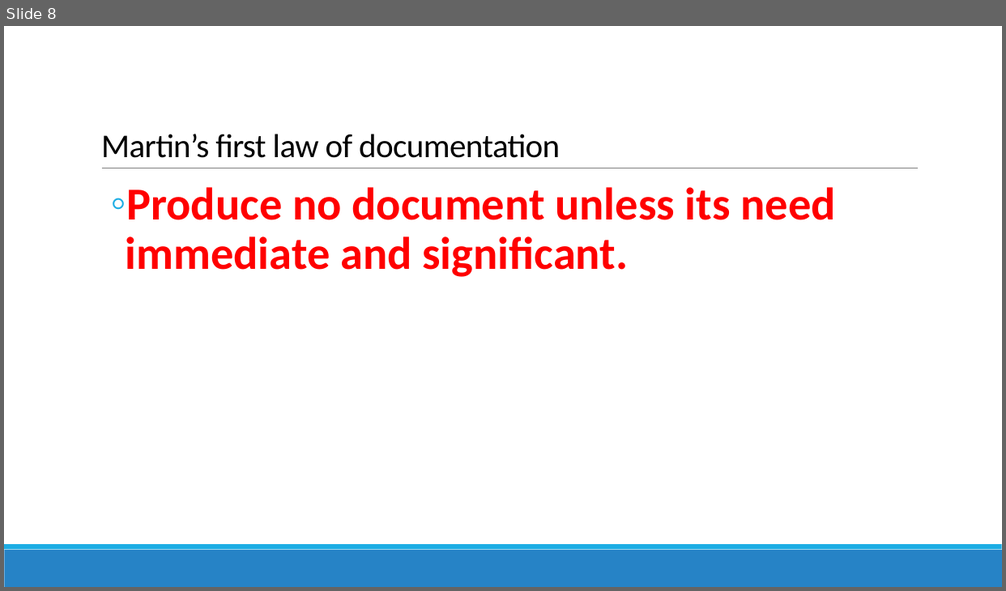
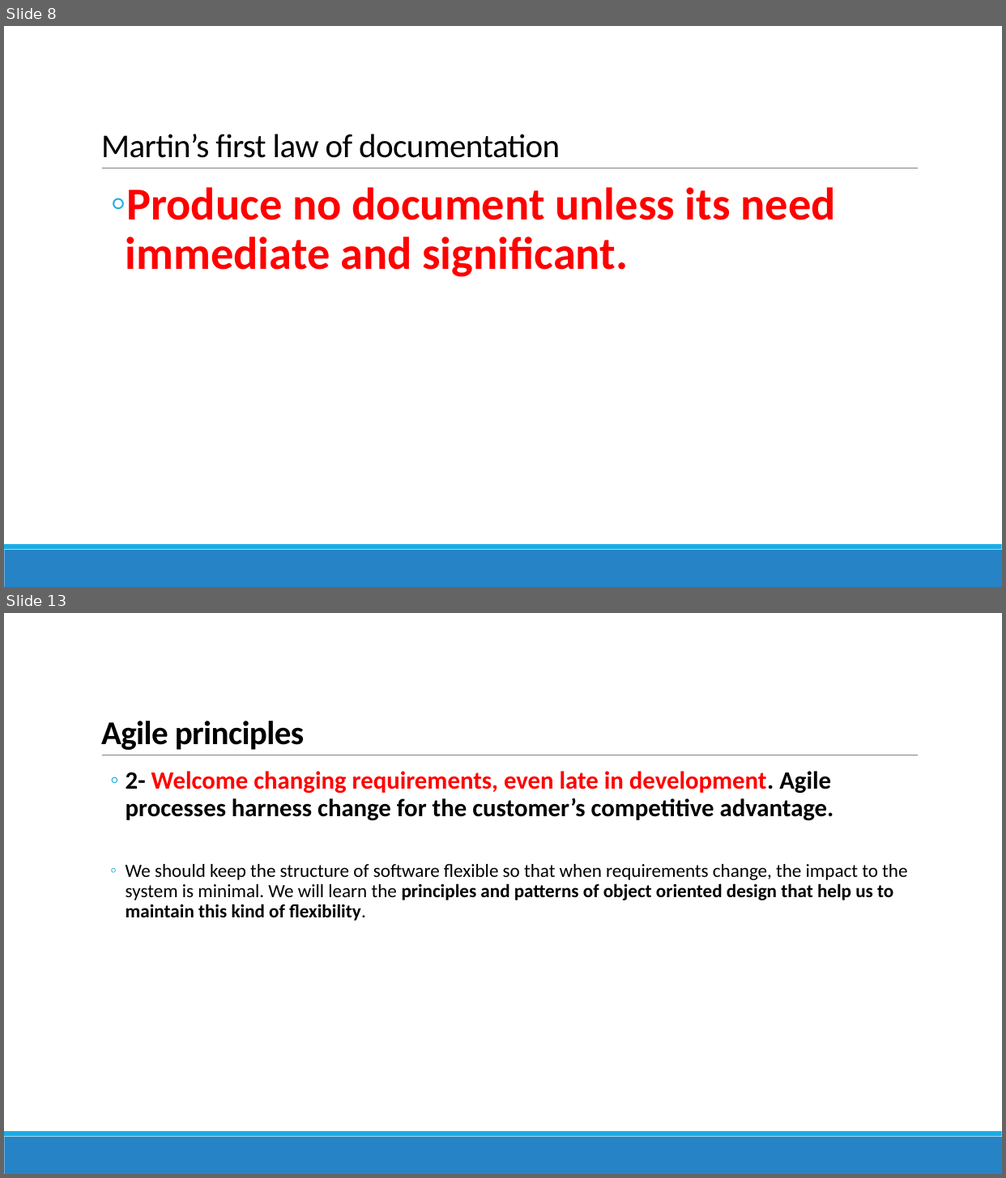
Before and after one commit to reza-arjmandi/Agile-Software-Development-Course, a slide deck: Agile Development.pptx. Shown one above the other, each under a label of ours: slide 8 before the commit, slides 8 and 13 after it; the slides between them are not shown. The pictures are 1006x591 and 1006x1178 pixels, drawn with LibreOffice and Linux fonts; fonts in the diff are those of the drawing. Boxes give left, top, right and bottom in pixels: in the first picture for what was removed or moved away, otherwise in the second. Text is boxed around its words. In the diff, an @@ line names an element or a change of style, - is before the commit and + after.

Commit message:
update Agile Development ppt file

```diff
--- a/Agile Development.pptx
+++ b/Agile Development.pptx
@@ slide 13 added at bbox=[4, 613, 1002, 1174], background #FFFFFF; not listed: 3 template elements that a slide beside it also shows @@
@@ title added at bbox=[101, 721, 304, 750], 32 pt, text #000000, bold @@
+Agile principles
@@ text added at bbox=[126, 771, 907, 921], 18 pt, text #000000, bold @@
+  ◦ 2- Welcome changing requirements, even late in development. Agile processes harness change for the customer’s competitive advantage.
+  ◦ We should keep the structure of software flexible so that when requirements change, the impact to the system is minimal. We will learn the principles and patterns of object oriented design that help us to maintain this kind of flexibility.
```
Also in this commit, not shown: 14 other slides added.
